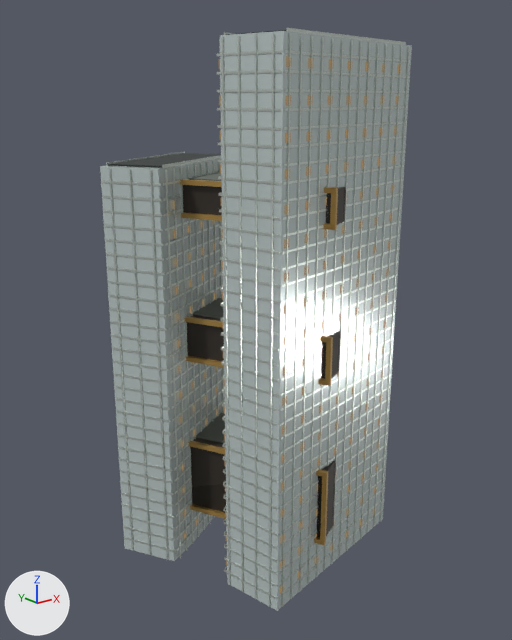
Before and after pictures for a commit that changed the glTF model landmarks/assets/tencent-binhai.glb.
The view is the same before and after, from a 50 mm lens placed at (-203.0, -263.0, 222.0), pointed at (6.0, -1.0, 118.0). Every picture has the same lights, and +X, +Y and +Z are marked at lower left. The picture after the commit comes second.

The scene before the commit, as lines of its bpy script (objects in view):
```python
ob_envelope = bpy.data.objects.new('envelope', me_envelope)
ob_envelope.location = (0.0, 0.0, 0.0)
ob_fins = bpy.data.objects.new('fins', me_fins)
ob_fins.location = (0.0, 0.0, 0.0)
ob_floor_bands = bpy.data.objects.new('floor_bands', me_floor_bands)
ob_floor_bands.location = (0.0, 0.0, 0.0)
ob_night_windows = bpy.data.objects.new('night_windows', me_night_windows)
ob_night_windows.location = (0.0, 0.0, 0.0)
ob_parapet = bpy.data.objects.new('parapet', me_parapet)
ob_parapet.location = (0.0, 0.0, 0.0)
# also in view: 'Health_link' at (-1.0, 0.0, 113.0); 'Knowledge_link' at (-1.0, 0.0, 179.0); 'Culture_link' at (-1.0, 0.0, 40.0)
```
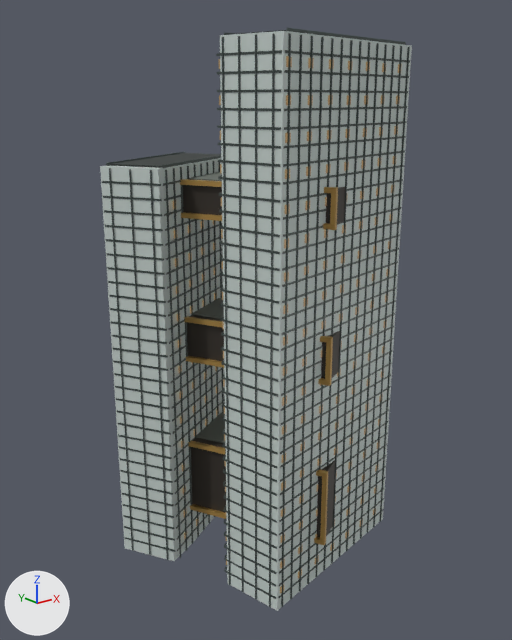
Boxes [x1, y1, x2, y2] around the edits, measured in the pictures (512 x 640 px):
'envelope', surface changed
    both: [101, 31, 412, 610]
'fins', recoloured, surface changed
    both: [109, 33, 410, 607]
'floor_bands', recoloured, surface changed
    both: [102, 50, 410, 599]
'parapet', recoloured, surface changed
    both: [106, 28, 406, 168]

The change, as a diff of the scene's bpy script:
```diff
--- a/landmarks/assets/tencent-binhai.glb.py
+++ b/landmarks/assets/tencent-binhai.glb.py
@@ mat_glass @@
 mat_glass.metallic = 0.22
-mat_glass.roughness = 0.16
+mat_glass.roughness = 0.58
@@ mat_metal @@
 mat_metal = principled_material('metal')
-mat_metal.base_color = (0.665, 0.723, 0.672)  # light grey #d5ddd6
+mat_metal.base_color = (0.0685, 0.0908, 0.0844)  # dark grey #4a5552
 mat_metal.metallic = 0.72
-mat_metal.roughness = 0.28
+mat_metal.roughness = 0.48
```
